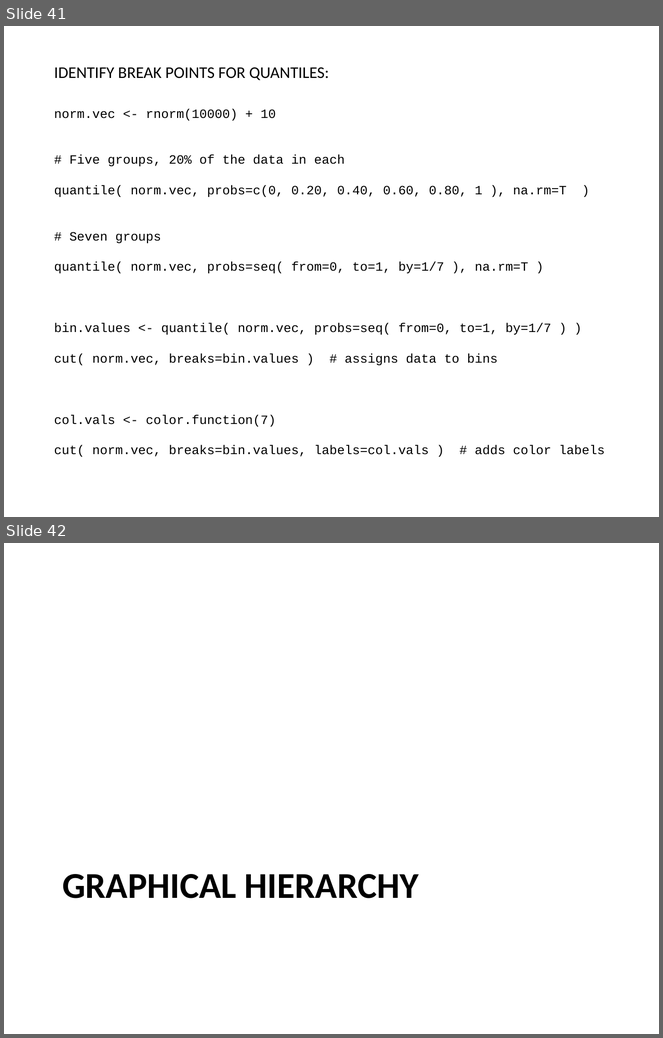
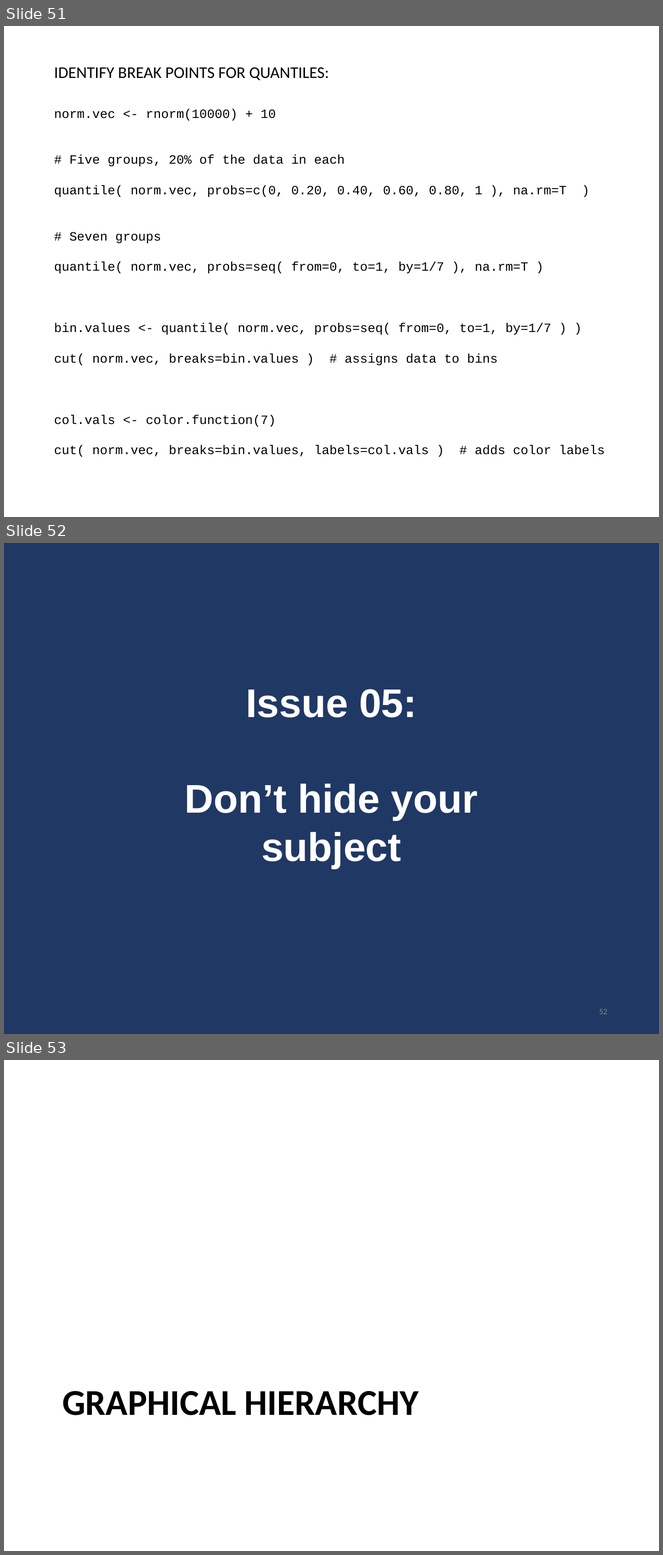
Before and after one commit to DS4PS/cpp-529-fall-2020, a slide deck: lectures/p-05-visual-narrative.pptx. Shown one above the other, each under a label of ours: slides 41 and 42 before the commit, slides 51, 52 and 53 after it. The pictures are 663x1038 and 663x1555 pixels, drawn with LibreOffice and Linux fonts; fonts in the diff are those of the drawing. Boxes give left, top, right and bottom in pixels: in the first picture for what was removed or moved away, otherwise in the second. Text is boxed around its words. In the diff, an @@ line names an element or a change of style, - is before the commit and + after.

```diff
--- a/lectures/p-05-visual-narrative.pptx
+++ b/lectures/p-05-visual-narrative.pptx
@@ slide 52 added at [4,543,659,1034], background #203864 @@
@@ text added at [184,689,478,869], 44 pt, text #FFFFFF, bold @@
+Issue 05:
+Don’t hide your subject
@@ page number added at [599,1009,608,1015], 9 pt, text #8C8C8C @@
+52
@@ what was slide 41 is now slide 51 @@
@@ what was slide 42 is now slide 53 @@
```
Also in this commit, not shown: 3 slides changed, 12 other slides added, 2 slides removed, 1 other file.
